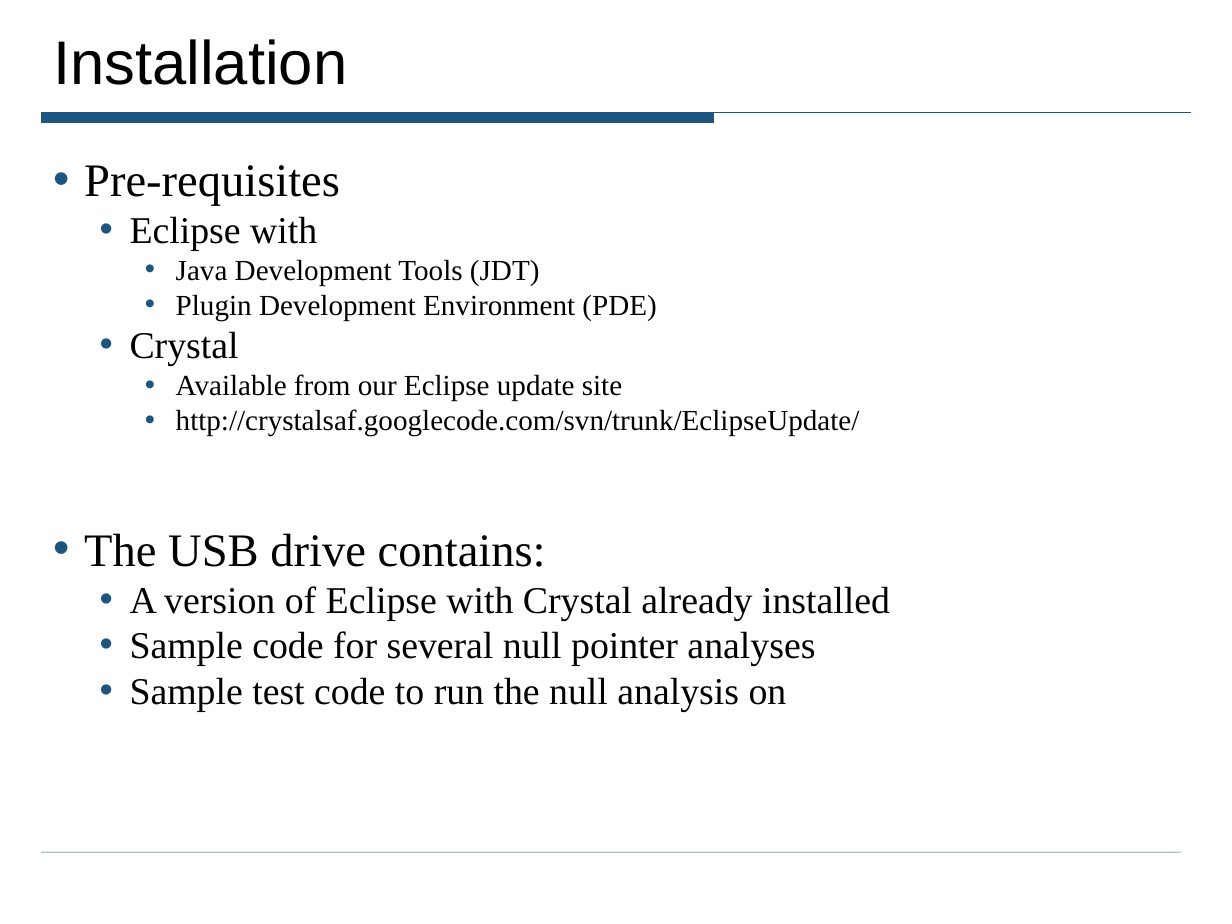
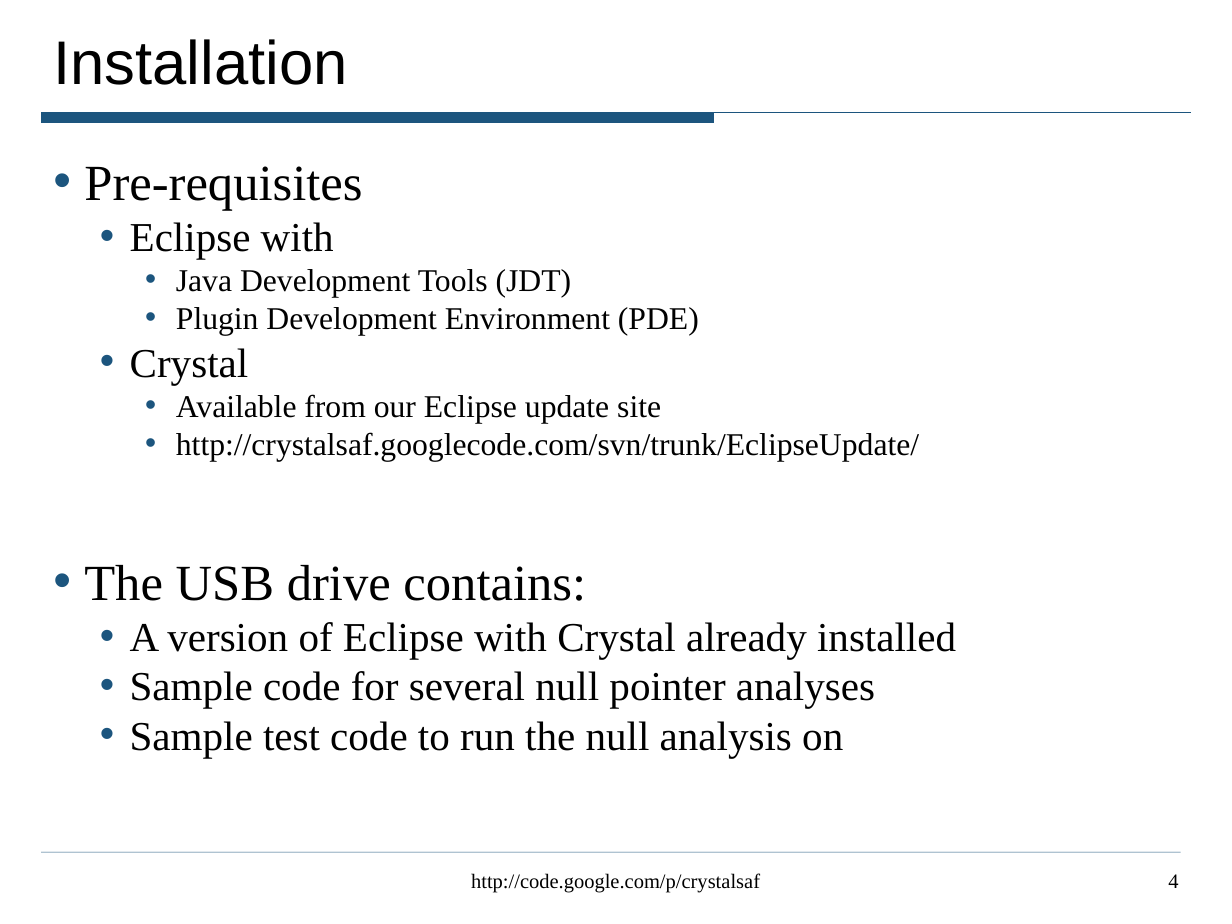
Before and after one commit to JnRouvignac/Crystal, a slide deck: slide 4 of TutorialExamples/CrystalTutorial.ppt. Drawn at 1232x924 pixels with LibreOffice and Linux fonts; fonts in the diff are those of the drawing. Boxes give left, top, right and bottom in pixels: in the first picture for what was removed or moved away, otherwise in the second. Text is boxed around its words. In the diff, an @@ line names an element or a change of style, - is before the commit and + after.

```diff
--- a/TutorialExamples/CrystalTutorial.ppt
+++ b/TutorialExamples/CrystalTutorial.ppt
@@ text "Pre-requisites" at (84,166,956,758): size 27.2 to 29.6 pt in "Pre-requisites", "The USB drive contains:"; size 22.1 to 24.1 pt in "Eclipse with", "Crystal", "A version of Eclipse with Crystal already ...", "Sample code for several null pointer analyses" and 1 more places; size 17 to 18.5 pt in "Java Development Tools (JDT)", "Plugin Development Environment (PDE)", "Available from our Eclipse update site", "http://crystalsaf.googlecode.com/svn/trunk/EclipseUpdate/" @@
@@ text added at (471,873,760,893), 12 pt, text #000000 @@
+http://code.google.com/p/crystalsaf
@@ page number added at (1168,874,1178,888), 12 pt, text #000000 @@
+4
```
Also in this commit, not shown: 35 other slides changed.
